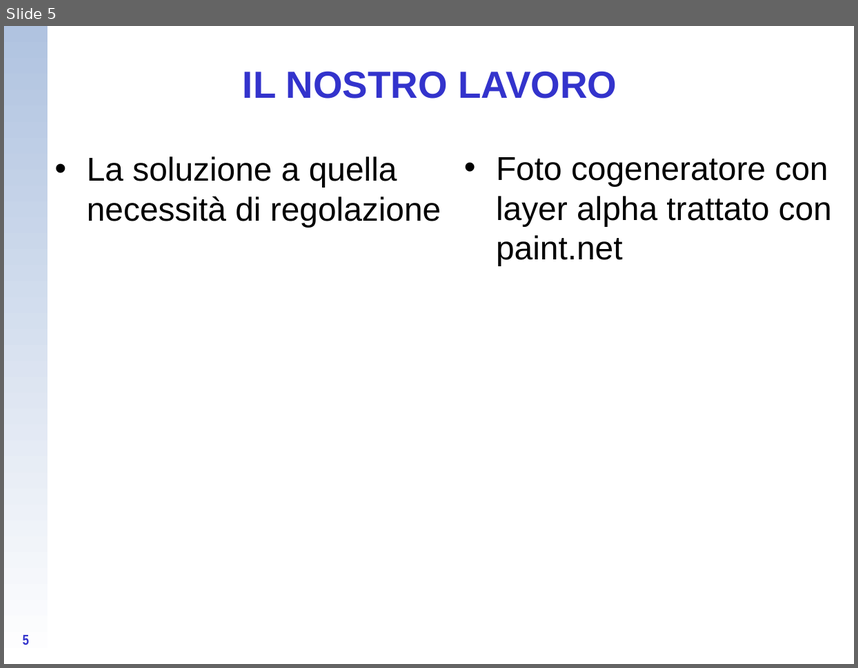
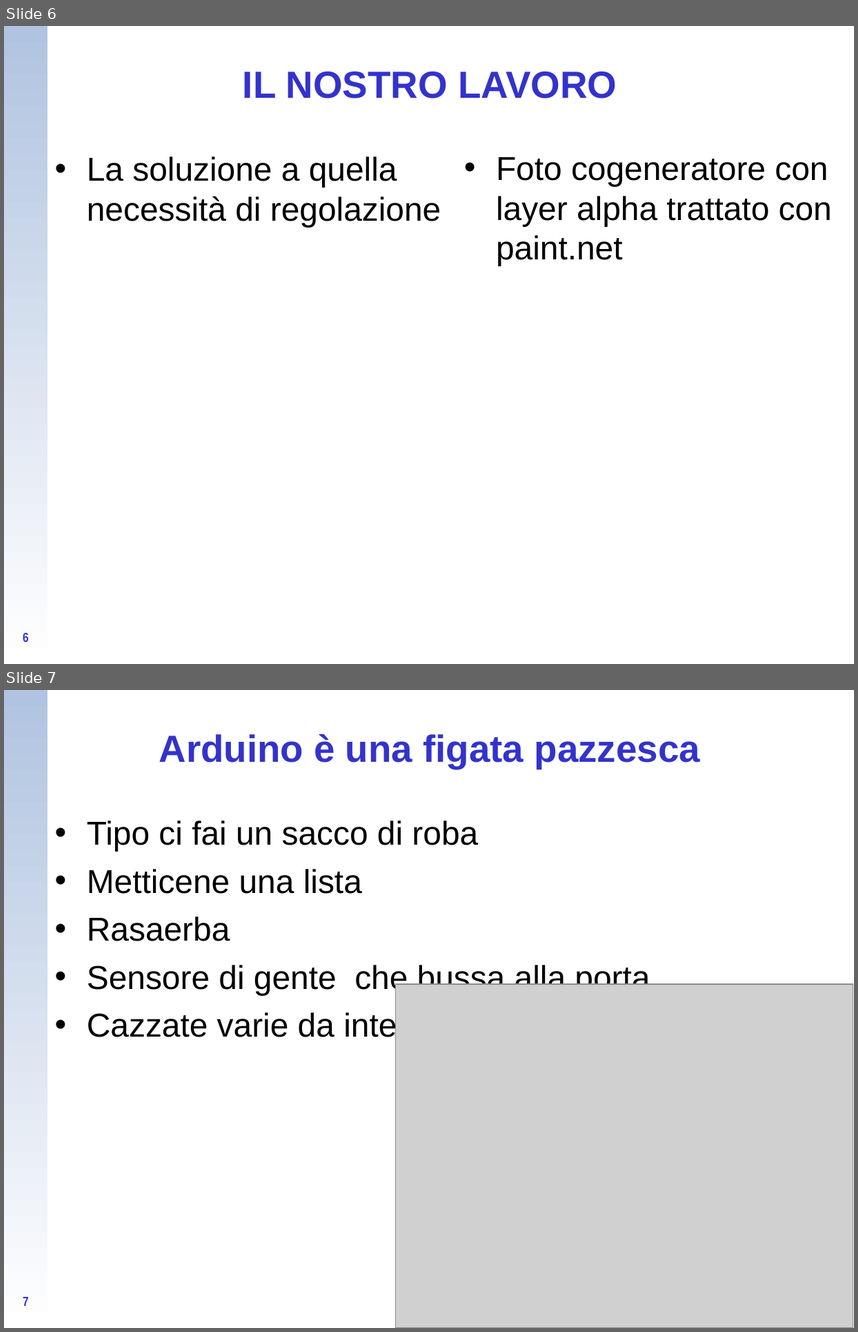
Before and after one commit to CampelloManuel/progetto-esame, a slide deck: tesina/Campello.ppt. Shown one above the other, each under a label of ours: slide 5 before the commit, slides 6 and 7 after it. The pictures are 858x668 and 858x1332 pixels, drawn with LibreOffice and Linux fonts; fonts in the diff are those of the drawing; grey boxes stand for pictures; background and template pictures are left out. Boxes give left, top, right and bottom in pixels: in the first picture for what was removed or moved away, otherwise in the second. Text is boxed around its words. In the diff, an @@ line names an element or a change of style, - is before the commit and + after.

```diff
--- a/tesina/Campello.ppt
+++ b/tesina/Campello.ppt
@@ slide 7 added at box(4, 690, 854, 1328), background picture (left out); not listed: 1 template element that a slide beside it also shows @@
@@ title added at box(159, 734, 700, 769), 32 pt, text #3333CC, bold @@
+Arduino è una figata pazzesca
@@ text added at box(87, 820, 650, 1043), 28 pt, text #000000 @@
+• Tipo ci fai un sacco di roba
+• Metticene una lista
+• Rasaerba
+• Sensore di gente che bussa alla porta
+• Cazzate varie da internet
@@ picture added at box(396, 984, 853, 1328) @@
@@ page number added at box(23, 1297, 29, 1305), 11.1 pt, text #3333CC, bold @@
+7
@@ what was slide 5 is now slide 6 @@
@@ page number at box(23, 632, 29, 641): text changed; size 12 to 11.1 pt @@
-5
+6
```
Also in this commit, not shown: 1 other slide added, 1 slide removed, 1 other file.
